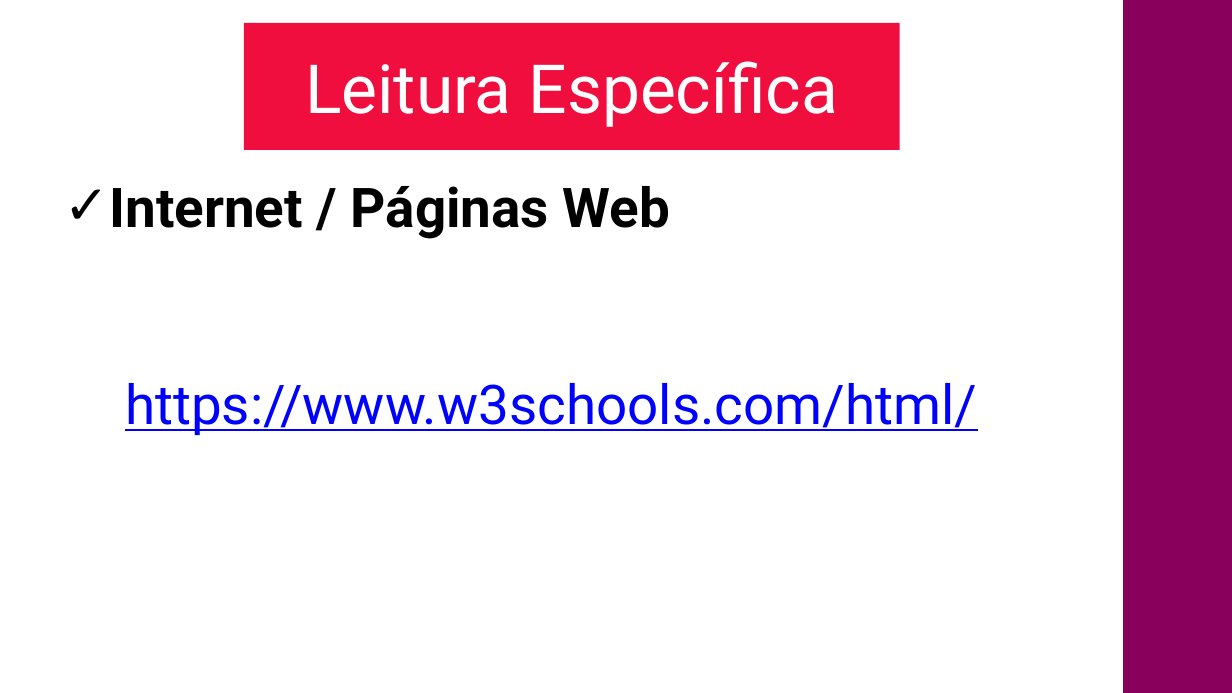
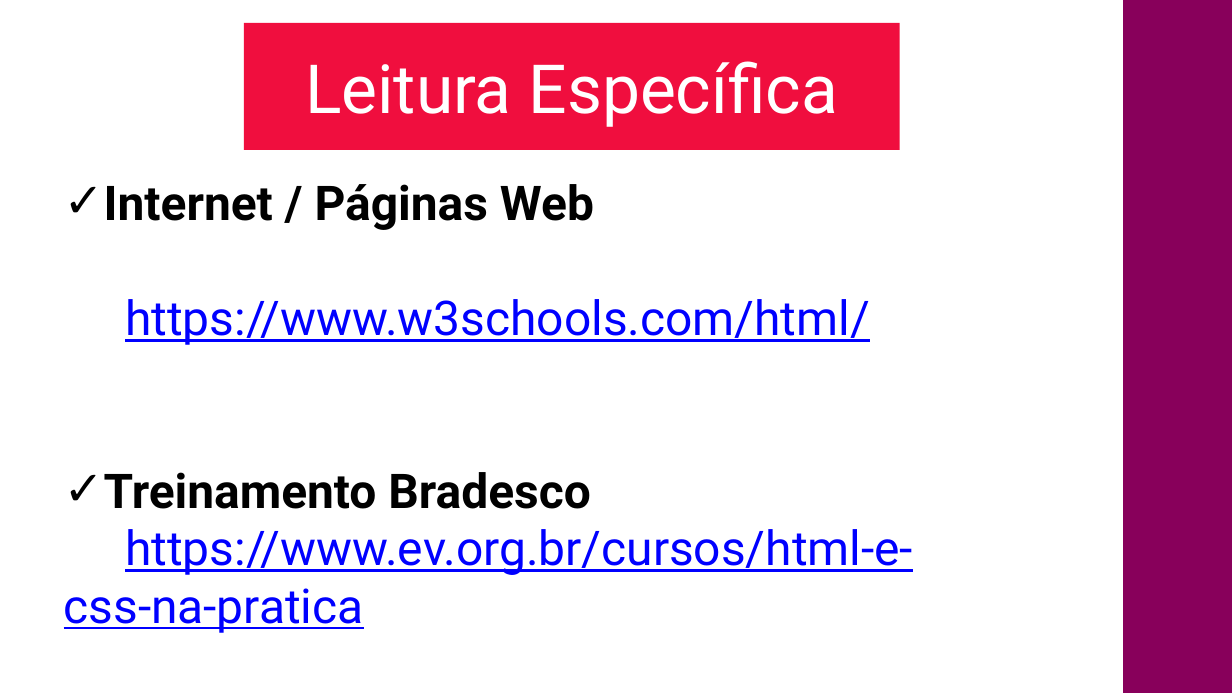
Before and after one commit to CloudEducationBrazil/nidyduqswyden, a slide deck: slide 5 of 01 Classes/Aula03- Internet HTML - Parte 2.pptx (slide 4 before the commit). Drawn at 1232x693 pixels with LibreOffice and Linux fonts; fonts in the diff are those of the drawing; background and template pictures are left out. Boxes give left, top, right and bottom in pixels: in the first picture for what was removed or moved away, otherwise in the second. Text is boxed around its words. In the diff, an @@ line names an element or a change of style, - is before the commit and + after.

```diff
--- a/01 Classes/Aula03- Internet HTML - Parte 2.pptx
+++ b/01 Classes/Aula03- Internet HTML - Parte 2.pptx
@@ text at <box>104,184,870,345</box>: size 32 to 28 pt in "Internet / Páginas Web", "https://www.w3schools.com/html/" @@
@@ text at <box>64,472,913,633</box>: paragraphs added @@
+✓ Treinamento Bradesco
+https://www.ev.org.br/cursos/html-e-css-na-pratica
```
Also in this commit, not shown: 3 other slides changed, 1 slide added, 13 other files.
